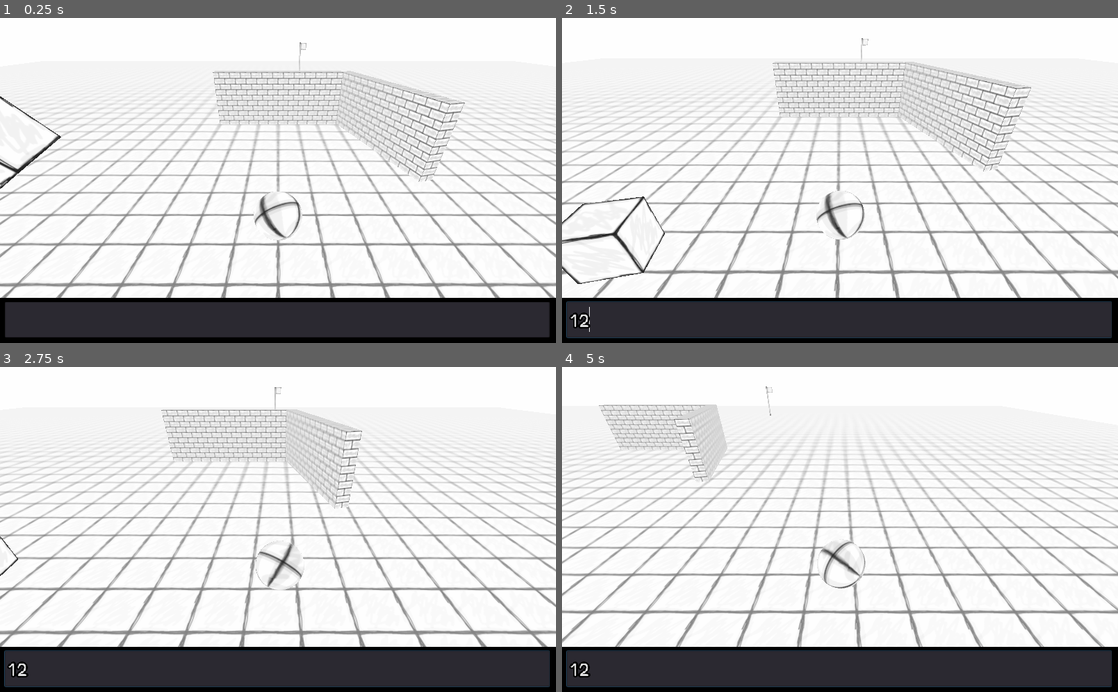
Above: before the commit, frames 1-4 (two rows, left to right).
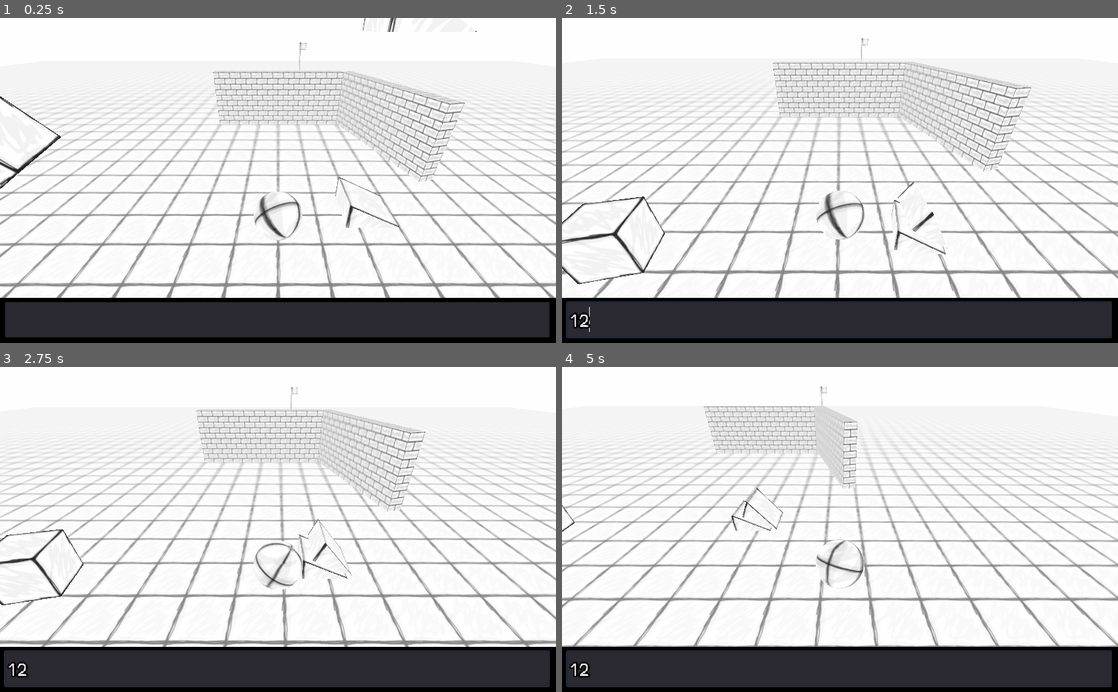
Above: after the commit, the same moments.

Repository: toimisto/rollballgenesis
Game: Godot game, scene res://scenes/Main.tscn
The game is run twice, just before and just after one commit, with the same random seed, the same clock (stepped at 60 frames per second) and the same inputs.
Inputs (mouse positions are in pixels of both pictures, inside the frame that each line leads up to):
- Up to frame 1 (0.25 s): no input
- Up to frame 2 (1.5 s): click (840, 320) at 0.52 s; type "12" at 0.6 s; hold Right (ui_right) from 1.28 s (still down)
- Up to frame 3 (2.75 s): release Right (ui_right) at 2.03 s; hold Down (ui_down) from 2.03 s (still down)
- Up to frame 4 (5 s): release Down (ui_down) at 2.78 s; hold Right (ui_right) 2.78-3.53 s; hold Up (ui_up) 3.53-4.28 s; hold Left (ui_left) from 4.28 s (still down)

The runs differ from the first frame. In frame 1, 0.3% of the frame differs, in the area x 60-86%, y 0-65%; in frame 2, 0.4%; in frame 3, 23%, in the area x 0-100%, y 6-87%; in frame 4, 22%.

Commit message:
added rampses

Diff:
--- a/scenes/Level.tscn
+++ b/scenes/Level.tscn
@@ -26,30 +26,44 @@
 [sub_resource type="CubeMesh" id=4]
 material = SubResource( 3 )
 
-[sub_resource type="BoxShape" id=5]
+[sub_resource type="ConvexPolygonShape" id=5]
+points = PoolVector3Array( 1, 0, -1, -1, 0, -1, -1, 1, -1, 1, 0, 1, -1, 0, 1, -1, 1, 1 )
+
+[sub_resource type="SpatialMaterial" id=6]
+albedo_texture = ExtResource( 3 )
+uv1_scale = Vector3( 0.5, 0.5, 0.5 )
+uv1_offset = Vector3( 0.5, 0.5, 0.5 )
+uv1_triplanar = true
+
+[sub_resource type="PrismMesh" id=7]
+material = SubResource( 6 )
+left_to_right = 0.0
+size = Vector3( 2, 1, 2 )
+
+[sub_resource type="BoxShape" id=8]
 extents = Vector3( 75, 1, 75 )
 
-[sub_resource type="SpatialMaterial" id=6]
+[sub_resource type="SpatialMaterial" id=9]
 albedo_texture = ExtResource( 4 )
 uv1_scale = Vector3( 0.5, 0.5, 0.5 )
 uv1_offset = Vector3( 0, 0.5, 0 )
 uv1_triplanar = true
 
-[sub_resource type="CubeMesh" id=7]
-material = SubResource( 6 )
+[sub_resource type="CubeMesh" id=10]
+material = SubResource( 9 )
 size = Vector3( 150, 2, 150 )
 subdivide_width = 10
 subdivide_height = 10
 
-[sub_resource type="SpatialMaterial" id=8]
+[sub_resource type="SpatialMaterial" id=11]
 albedo_texture = ExtResource( 10 )
 uv1_triplanar = true
 
-[sub_resource type="CubeMesh" id=9]
-material = SubResource( 8 )
+[sub_resource type="CubeMesh" id=12]
+material = SubResource( 11 )
 size = Vector3( 1, 5, 12 )
 
-[sub_resource type="BoxShape" id=10]
+[sub_resource type="BoxShape" id=13]
 extents = Vector3( 0.5, 2.5, 6 )
 
 [node name="Level" type="Spatial"]
@@ -72,15 +86,43 @@
 mesh = SubResource( 4 )
 material/0 = null
 
+[node name="Ramps" type="Node" parent="."]
+
+[node name="Ramp" type="RigidBody" parent="Ramps"]
+transform = Transform( 1, 0, 0, 0, 1, 0, 0, 0, 1, 3.52575, 2.82954, 0 )
+can_sleep = false
+
+[node name="CollisionShape" type="CollisionShape" parent="Ramps/Ramp"]
+transform = Transform( 1, 0, 4.47035e-08, 0, 1, -9.31323e-10, 0, 1.86265e-09, 1, 0, -0.5, 0 )
+shape = SubResource( 5 )
+
+[node name="MeshInstance" type="MeshInstance" parent="Ramps/Ramp"]
+transform = Transform( 1, 2.23517e-08, 0, 0, 1, 8.10251e-08, 1.49012e-08, 6.51926e-09, 1, 0.0102922, 0.00459194, -0.00181293 )
+mesh = SubResource( 7 )
+material/0 = null
+
+[node name="Ramp2" type="RigidBody" parent="Ramps"]
+transform = Transform( 1, 0, 0, 0, 1, 0, 0, 0, 1, 3.52575, 8.96958, 0 )
+can_sleep = false
+
+[node name="CollisionShape" type="CollisionShape" parent="Ramps/Ramp2"]
+transform = Transform( 1, 0, 4.47035e-08, 0, 1, -9.31323e-10, 0, 1.86265e-09, 1, 0, -0.5, 0 )
+shape = SubResource( 5 )
+
+[node name="MeshInstance" type="MeshInstance" parent="Ramps/Ramp2"]
+transform = Transform( 1, 2.23517e-08, 0, 0, 1, 8.10251e-08, 1.49012e-08, 6.51926e-09, 1, 0.0102922, 0.00459194, -0.00181293 )
+mesh = SubResource( 7 )
+material/0 = null
+
 [node name="Floor" type="StaticBody" parent="."]
 transform = Transform( 1, 0, 0, 0, 1, 0, 0, 0, 1, 0, -0.932395, 0 )
 
 [node name="CollisionShape" type="CollisionShape" parent="Floor"]
-shape = SubResource( 5 )
+shape = SubResource( 8 )
 
 [node name="MeshInstance" type="MeshInstance" parent="Floor"]
 transform = Transform( 1, -7.45058e-09, 0, 0, 1, 0, 0, 0, 1, 0, 0, 0 )
-mesh = SubResource( 7 )
+mesh = SubResource( 10 )
 material/0 = null
 
 [node name="Shinji" parent="." instance=ExtResource( 5 )]
Not shown: 2 places in scenes/Level.tscn that only renumber resources
